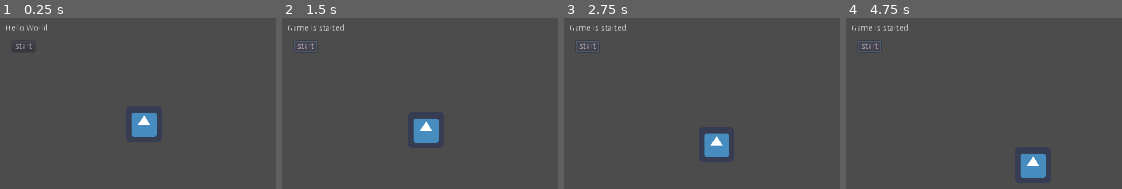
Above: before the commit, frames 1-4 (left to right).
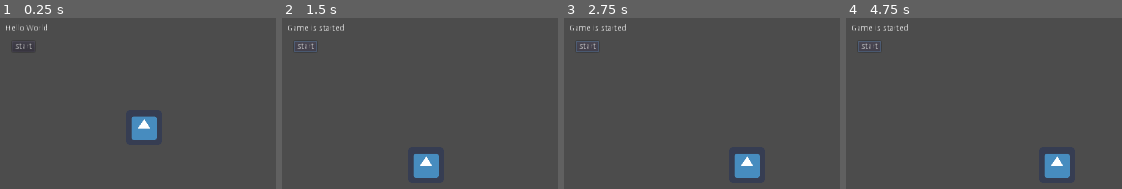
Above: after the commit, the same moments.

Repository: schnuet/ld-game-2020-4
Game: Godot game, scene res://rooms/PhysicsTestRoom.tscn
Two runs of this game, one before a commit and one after it. Both use one fixed random seed, a clock stepped at 60 frames per second and the inputs below. This scene is started directly instead of the project's main scene. The engine's default icon, where the game draws it, is replaced by a stand-in: a white triangle on a blue panel in a dark square.
Inputs:
- Up to frame 1 (0.25 s): no input
- Up to frame 2 (1.5 s): click "start" at 0.5 s; click "start" at 1.25 s
- Up to frame 3 (2.75 s): tap Enter at 2 s; hold D (right) from 2.03 s (still down)
- Up to frame 4 (4.75 s): release D (right) at 2.78 s; hold A (left) 2.78-3.53 s; hold D (right) from 3.53 s (still down)

The runs differ from the first frame. In frame 1, 0.6% of the frame differs, in the area x 47-57%, y 55-72%; in frame 2, 2.6%, in the area x 47-57%, y 59-94%; in frame 3, 2.6%; in frame 4, 2.5%.

Commit message:
Add proper movement behaviour

Diff:
--- a/objects/FigureMovement.gd
+++ b/objects/FigureMovement.gd
@@ -1,26 +1,18 @@
 extends KinematicBody2D
 
-export (int) var speed = 200
-const GRAVITY = 9.81
+const GRAVITY = 200.0
+const WALK_SPEED = 100
 
 var velocity = Vector2()
 
-func get_input():
-	velocity
-	if Input.is_action_pressed('right'):
-		velocity.x += 1
-	if Input.is_action_pressed('left'):
-		velocity.x -= 1
-	velocity = velocity.normalized() * speed
-
 func _physics_process(delta):
-
 	velocity.y += delta * GRAVITY
 
-	if Input.is_action_pressed('right'):
-		velocity.x += 1
-	if Input.is_action_pressed('left'):
-		velocity.x -= 1
+	if Input.is_action_pressed("left"):
+		velocity.x = -WALK_SPEED
+	elif Input.is_action_pressed("right"):
+		velocity.x =  WALK_SPEED
+	else:
+		velocity.x = 0
 
-
-	velocity = move_and_slide(velocity)
+	move_and_slide(velocity)
